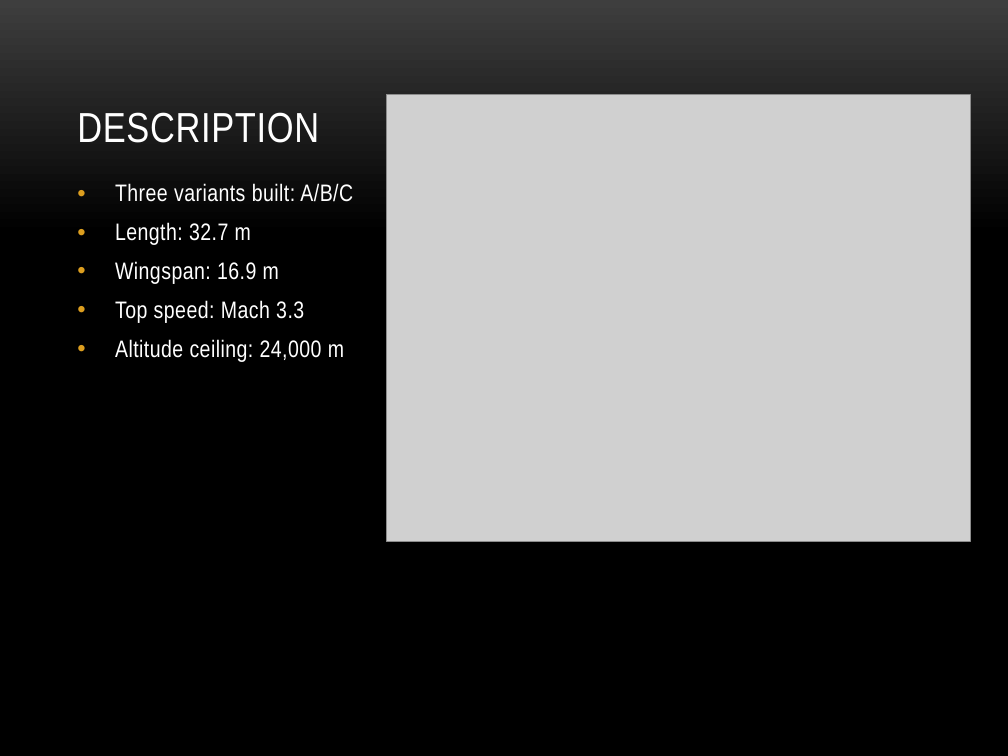
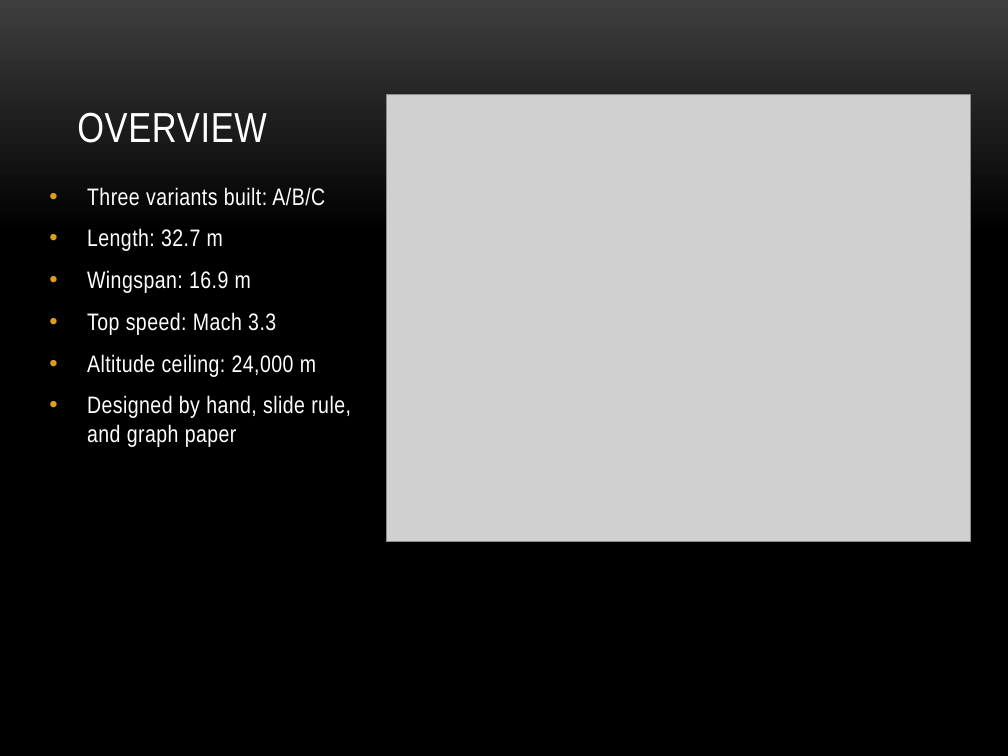
Before and after one commit to nakulj/writ-340, a slide deck: slide 2 of Illumin/presentation.pptx. Drawn at 1008x756 pixels with LibreOffice and Linux fonts; fonts in the diff are those of the drawing; grey boxes stand for pictures; background and template pictures are left out. Boxes give left, top, right and bottom in pixels: in the first picture for what was removed or moved away, otherwise in the second. Text is boxed around its words. In the diff, an @@ line names an element or a change of style, - is before the commit and + after.

```diff
--- a/Illumin/presentation.pptx
+++ b/Illumin/presentation.pptx
@@ title at box(77, 112, 267, 143): text changed @@
-DESCRIPTION
+OVERVIEW
@@ text "Three variants built: A/B/C": place and size @@
-text "Three variants built: A/B/C" at box(115, 183, 353, 362)
+text "Three variants built: A/B/C" at box(87, 187, 351, 447)
@@ text at box(87, 187, 325, 377): line spacing 0.9 to 1 @@
@@ text at box(87, 395, 351, 447): paragraph added @@
+• Designed by hand, slide rule, and graph paper
```
Also in this commit, not shown: 3 other slides changed, 2 slides added.
